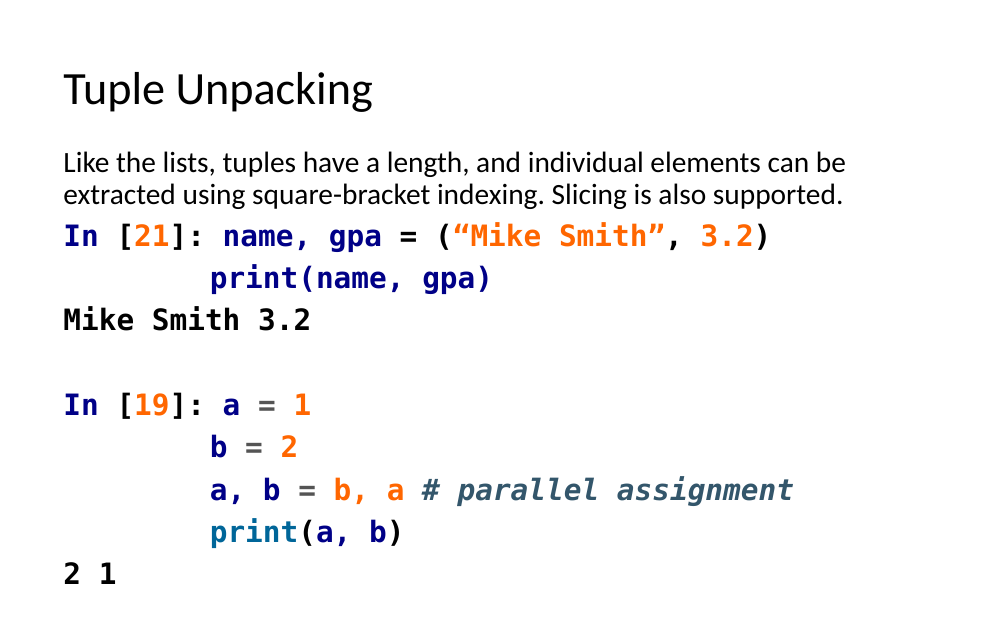
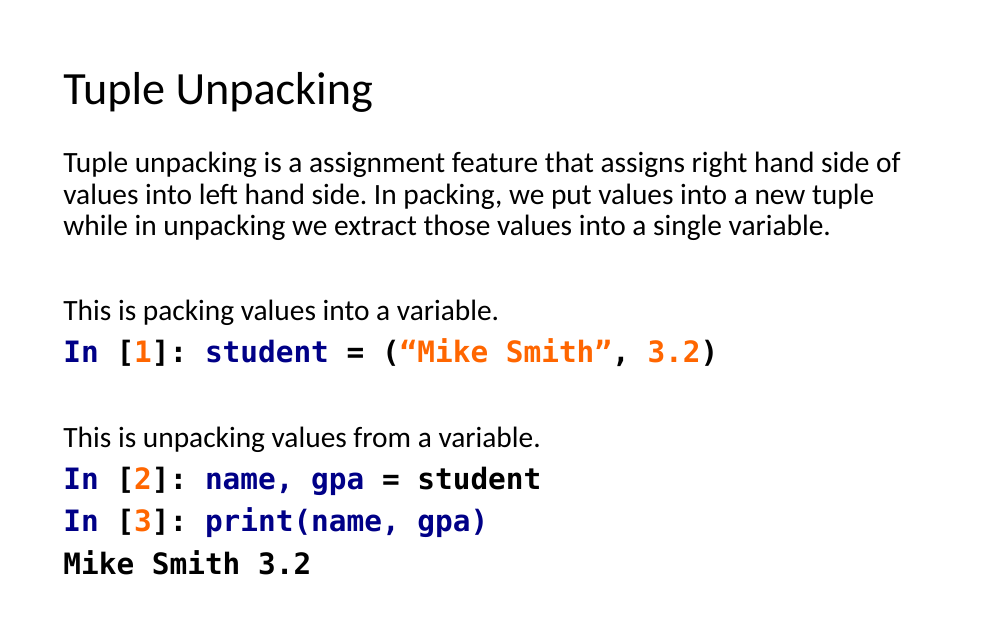
Before and after one commit to LongBaoNguyen/longbaonguyen.github.io, a slide deck: slide 16 of courses/apcsp/lect7.pptx (slide 13 before the commit). Drawn at 1008x630 pixels with LibreOffice and Linux fonts; fonts in the diff are those of the drawing. Boxes give left, top, right and bottom in pixels: in the first picture for what was removed or moved away, otherwise in the second. Text is boxed around its words. In the diff, an @@ line names an element or a change of style, - is before the commit and + after.

```diff
--- a/courses/apcsp/lect7.pptx
+++ b/courses/apcsp/lect7.pptx
@@ text at (63,151,900,537): text changed @@
-Like the lists, tuples have a length, and individual elements can be extracted using square-bracket indexing. Slicing is also supported.
-In [21]: name, gpa = (“Mike Smith”, 3.2)
-print(name, gpa)
+Tuple unpacking is a assignment feature that assigns right hand side of values into left hand side. In packing, we put values into a new tuple while in unpacking we extract those values into a single variable.
+This is packing values into a variable.
+In [1]: student = (“Mike Smith”, 3.2)
+This is unpacking values from a variable.
+In [2]: name, gpa = student
+In [3]: print(name, gpa)
@@ text at (63,392,794,584): paragraphs removed @@
-In [19]: a = 1
-b = 2
-a, b = b, a # parallel assignment
-print(a, b)
-2 1
```
Also in this commit, not shown: 14 other slides changed, 8 slides added, 1 slide removed, 5 other files.
